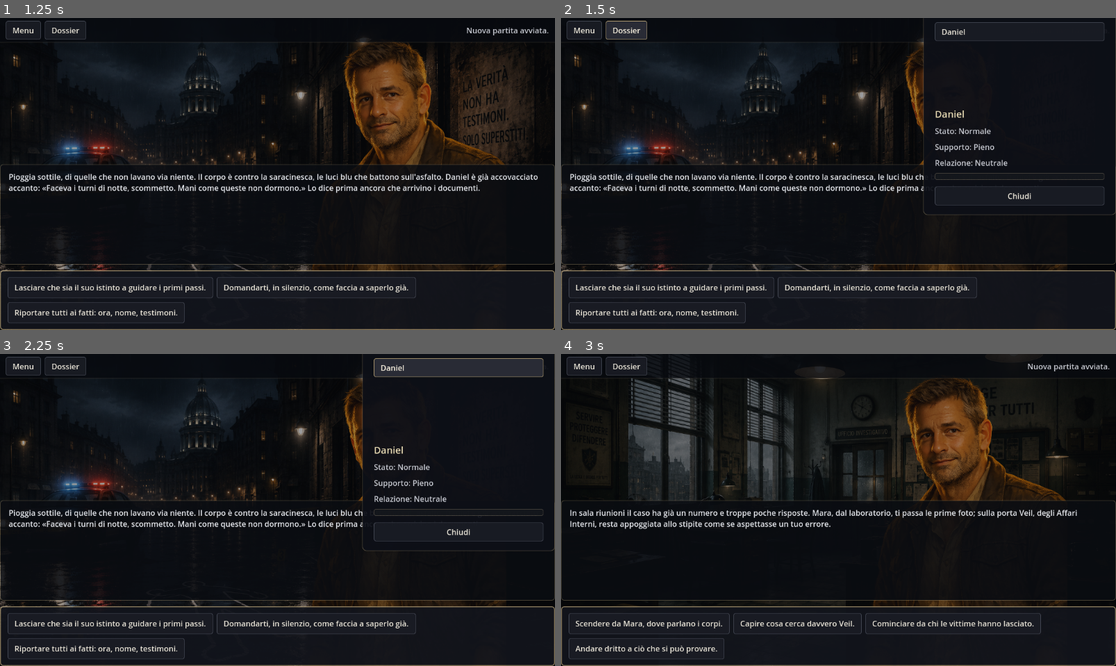
Above: before the commit, frames 1-4 (two rows, left to right).
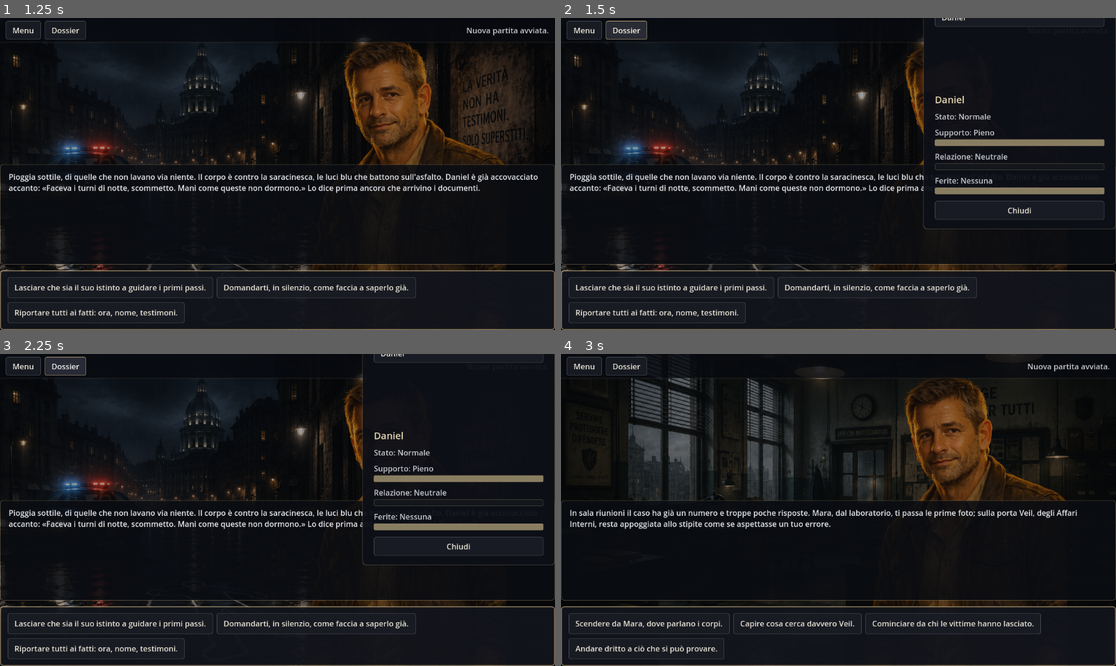
Above: after the commit, the same moments.

Repository: torsifranci2006-ship-it/gioco-test
Game: Godot game, scene res://scenes/main.tscn
The game is run twice, just before and just after one commit, with the same random seed, the same clock (stepped at 60 frames per second) and the same inputs.
Inputs (mouse positions are in pixels of both pictures, inside the frame that each line leads up to):
- Up to frame 1 (1.25 s): click "Nuova Partita" at 0.5 s
- Up to frame 2 (1.5 s): click "Dossier" at 1.25 s
- Up to frame 3 (2.25 s): click (460, 366) at 2 s, where only the run before the commit has a clickable "Daniel"
- Up to frame 4 (3 s): click "Lasciare che sia il suo istin…" at 2.75 s

Frame 1 is identical in both runs. In frame 2, 3.1% of the frame differs, in the area x 65-100%, y 0-68%; in frame 3, 4.4%, in the area x 8-100%, y 0-68%; in frame 4, nothing differs.

Commit message:
Aggiornata barra statistiche dossier

Diff:
--- a/src/ui/main.gd
+++ b/src/ui/main.gd
@@ -91,6 +91,23 @@
 	"limitato": "Limitato",
 	"nessuno": "Nessuno",
 }
+## Etichette della riga "Ferite" (derivata dallo stato; copre anche "morto").
+const FERITE_LABEL := {
+	"normale": "Nessuna",
+	"ferito": "Ferito",
+	"morto": "Morto",
+}
+## Valori (0-100) delle barre di presentazione. Mappature UI, non contenuto narrativo.
+const SUPPORTO_BAR := {
+	"pieno": 100,
+	"limitato": 50,
+	"nessuno": 0,
+}
+const FERITE_BAR := {
+	"normale": 100,
+	"ferito": 50,
+	"morto": 0,
+}
 
 func _ready() -> void:
 	EventBus.scene_changed.connect(_on_scene_changed)
@@ -347,28 +364,43 @@
 		_dossier_list.add_child(btn)
 	_show_dossier_details(chars[0])
 
-## Mostra i dettagli del personaggio selezionato. Solo: nome, stato, supporto, eventuale ferita,
-## fascia qualitativa di relazione. Nessuna descrizione, nessun numero, nessun attributo nascosto.
+## Mostra i dettagli del personaggio selezionato. Nome + Stato, poi un blocco etichetta+barra per
+## Supporto, Relazione e Ferite. Nessuna descrizione, nessun numero, nessun attributo nascosto.
 func _show_dossier_details(entry: Dictionary) -> void:
 	_clear_container(_dossier_details)
 	_dossier_details.add_child(_make_detail_label(String(entry.get("nome", "")), 20, Color(0.9, 0.85, 0.7)))
 	var stato_code := String(entry.get("stato", ""))
 	_dossier_details.add_child(_make_detail_label("Stato: " + STATO_LABEL.get(stato_code, stato_code)))
+	# Supporto (pieno/limitato/nessuno -> 100/50/0)
 	var supp_code := String(entry.get("supporto", ""))
-	_dossier_details.add_child(_make_detail_label("Supporto: " + SUPPORTO_LABEL.get(supp_code, supp_code)))
-	if bool(entry.get("ferita", false)):
-		_dossier_details.add_child(_make_detail_label("Ferita: Sì"))
+	_dossier_details.add_child(_make_stat_block(
+		"Supporto: " + SUPPORTO_LABEL.get(supp_code, supp_code),
+		SUPPORTO_BAR.get(supp_code, 0)))
+	# Relazione (valore reale dal Core, clampato 0-100 solo per la barra); fascia testuale mantenuta
 	var band := String(entry.get("relazione_fascia", ""))
-	_dossier_details.add_child(_make_detail_label("Relazione: " + RELAZIONE_BAND_LABEL.get(band, band)))
-	_dossier_details.add_child(_make_relazione_bar(int(entry.get("relazione_value", 0))))
-
-## Barra visiva della relazione (stile noir dal Theme). Il valore reale arriva dal Core; qui viene
-## SOLO clampato 0-100 a fini grafici e non è mai mostrato come testo (show_percentage = false).
-func _make_relazione_bar(relazione_value: int) -> ProgressBar:
+	_dossier_details.add_child(_make_stat_block(
+		"Relazione: " + RELAZIONE_BAND_LABEL.get(band, band),
+		int(entry.get("relazione_value", 0))))
+	# Ferite (derivata dallo stato: normale/ferito/morto -> 100/50/0)
+	_dossier_details.add_child(_make_stat_block(
+		"Ferite: " + FERITE_LABEL.get(stato_code, stato_code),
+		FERITE_BAR.get(stato_code, 0)))
+
+## Blocco di una statistica: etichetta con, subito sotto, la sua barra (raggruppate strette).
+func _make_stat_block(label_text: String, bar_value: int) -> VBoxContainer:
+	var box := VBoxContainer.new()
+	box.add_theme_constant_override("separation", 3)
+	box.add_child(_make_detail_label(label_text))
+	box.add_child(_make_stat_bar(bar_value))
+	return box
+
+## Barra visiva di una statistica (stile noir dal Theme). Il value è clampato 0-100 SOLO a fini
+## grafici e non è mai mostrato come testo (show_percentage = false).
+func _make_stat_bar(value: int) -> ProgressBar:
 	var bar := ProgressBar.new()
 	bar.min_value = 0
 	bar.max_value = 100
-	bar.value = clampi(relazione_value, 0, 100)
+	bar.value = clampi(value, 0, 100)
 	bar.show_percentage = false
 	bar.custom_minimum_size = Vector2(0, 14)
 	return bar
Not shown, changed: docs/ui.md
